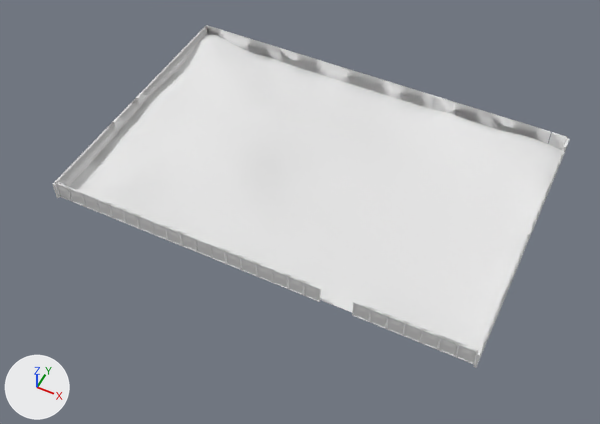
Renders of the OBJ model Assets/Models/BuildsProcess/SuperMarketBuildProcess.obj from each side of a commit.
Rendered twice from a 50 mm lens placed at (51.6, -112.4, 126.0), pointed at (0.0, -9.1, -3.1). Lighting does not change. The marker at lower left points along +X, +Y and +Z. Where no turn or scale is listed for an object, it has been applied to the vertices. Vertices at the same position are counted once.

In view in the first picture: 'BorderRef.003_Cube.010', 'Sand.001_Cube.007'.
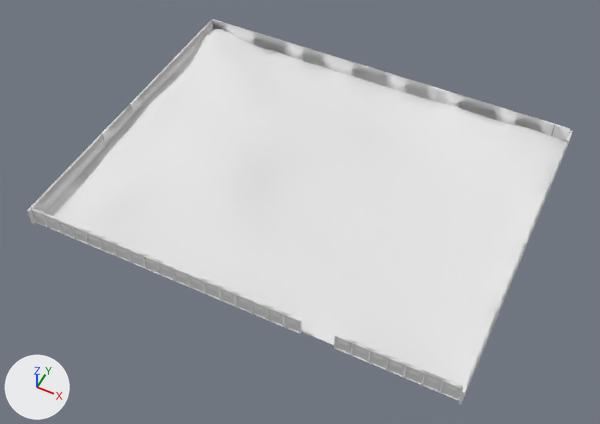
Pixel boxes (x1, y1, x2, y2) of what changed, in the pictures (600 x 424 px; the box of a moved part takes in the faces that stretch with it):
'Sand.001_Cube.007', mesh rescaled (13% taller): before (69, 35, 565, 361); after (44, 29, 566, 397)
'BorderRef.003_Cube.010', reshaped (12% taller): before (53, 25, 569, 368); after (27, 19, 573, 405)
part 1 of me_borderref_003_cube_010, moved or reshaped: before (562, 138, 569, 159); after (566, 131, 573, 149)
part 2 of me_borderref_003_cube_010, moved or reshaped: before (56, 182, 321, 302); after (30, 208, 302, 334)
part 3 of me_borderref_003_cube_010, moved or reshaped: before (352, 301, 478, 364); after (334, 334, 463, 401)
part 4 of me_borderref_003_cube_010, moved or reshaped: before (206, 25, 435, 109); after (212, 19, 439, 102)
part 5 of me_borderref_003_cube_010, moved or reshaped: before (433, 96, 551, 144); after (437, 88, 555, 136)
part 6 of me_borderref_003_cube_010, moved or reshaped: before (548, 132, 568, 150); after (552, 124, 571, 142)
part 7 of me_borderref_003_cube_010, moved or reshaped: before (53, 26, 208, 198); after (27, 20, 213, 224)
part 8 of me_borderref_003_cube_010, moved or reshaped: before (474, 147, 566, 368); after (458, 140, 568, 405)

What changed in the scene script:
```text
Change me_borderref_003_cube_010:
    used by ob_borderref_003_cube_010; location = (0.0, 0.0, 0.0)
    remove me_borderref_003_cube_010.from_pydata(...)  # 1348 vertices, 2900 faces; spans x -45.4..44.9, y -30.5..30.0, z 0.0..4.0
    add me_borderref_003_cube_010.from_pydata(...)  # 1346 vertices, 2900 faces; spans x -45.4..44.9, y -38.4..32.9, z 0.0..4.0
    me_borderref_003_cube_010 part 1: the loose piece of 18 vertices spanning x 44.4..44.9, y 26.5..29.5, z 0.0..4.0 is scaled about its middle by (1, 1.18, 1), then moved by (0.0, 2.5, 0.0)
    me_borderref_003_cube_010 part 2: the loose piece of 260 vertices spanning x -45.4..14.4, y -30.0..-29.6, z 0.0..4.0 is moved by (0.0, -7.9, 0.0)
    me_borderref_003_cube_010 part 3: the loose piece of 106 vertices spanning x 21.1..44.5, y -30.0..-29.6, z 0.0..4.0 is moved by (0.0, -7.9, 0.0)
    me_borderref_003_cube_010 part 4: the loose piece of 260 vertices spanning x -45.4..14.4, y 29.6..30.0, z 0.0..4.0 is moved by (0.0, 2.8, 0.0)
    me_borderref_003_cube_010 part 5: the loose piece of 116 vertices spanning x 14.3..40.8, y 29.6..30.0, z 0.0..4.0 is moved by (0.0, 2.8, 0.0)
    me_borderref_003_cube_010 part 6: the loose piece of 22 vertices spanning x 41.0..44.5, y 29.6..30.0, z 0.0..4.0 is moved by (0.0, 2.8, 0.0)
    me_borderref_003_cube_010 part 7: 1 vertex moved within x -45.4, y 13.6, z 2.6; 279 vertices removed from x -45.4..-44.9, y -30.5..29.5, z 0.0..4.0; 279 vertices added at x -45.4..-44.9, y -38.4..32.3, z 0.0..4.0
    me_borderref_003_cube_010 part 8: 1 vertex moved within x 44.8, y 13.6, z 2.6; 261 vertices removed from x 44.4..44.9, y -30.5..26.5, z 0.0..4.0; 259 vertices added at x 44.4..44.9, y -38.4..28.8, z 0.0..4.0
Change me_sand_001_cube_007:
    where me_sand_001_cube_007.from_pydata(...)  # 340 vertices, 630 faces; spans x -45.2..44.8, y -29.6..29.7, z 0.2..3.4
    used by ob_sand_001_cube_007; location = (0.0, 0.0, 0.0)
    me_sand_001_cube_007 part 9: the whole mesh is scaled about its middle by (1, 1.18, 1), then moved by (0.0, -2.5, 0.0)
```
